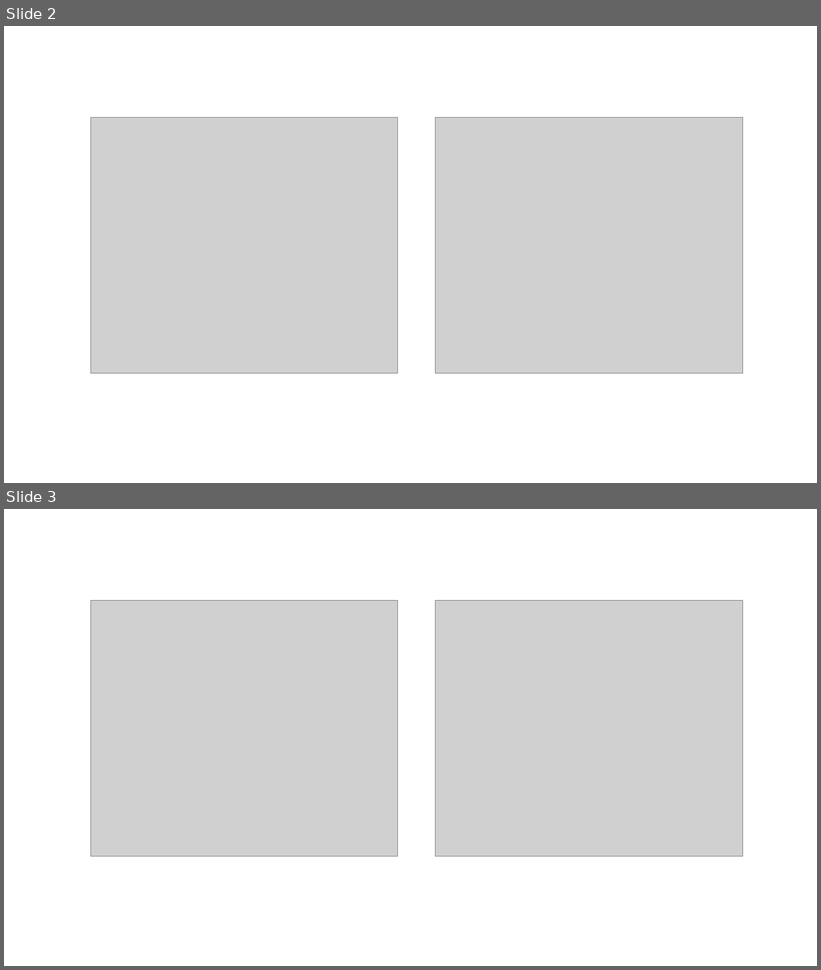
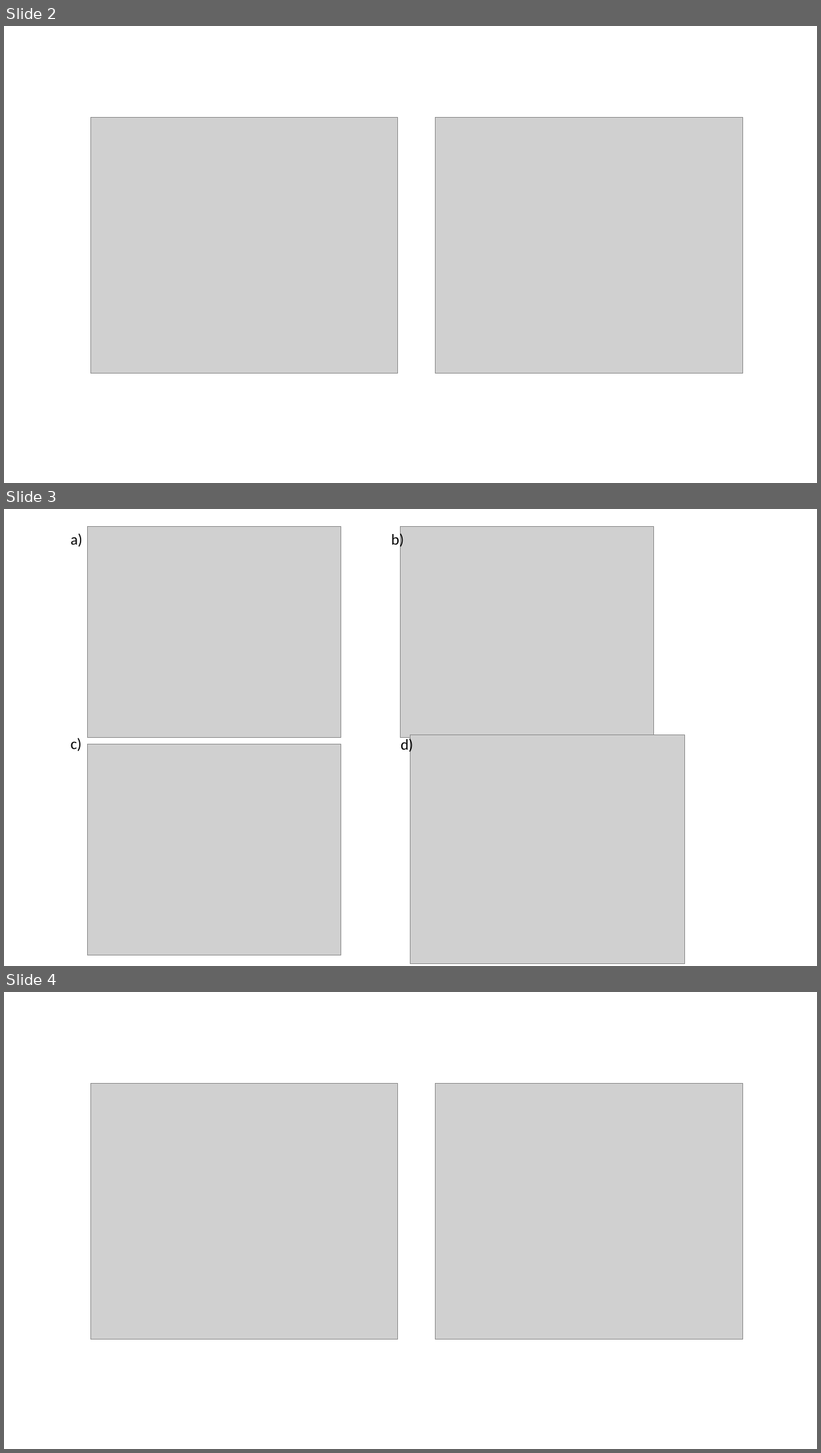
Before and after one commit to ksirving/func_sync_emp, a slide deck: Figures/figures.pptx. Shown one above the other, each under a label of ours: slides 2 and 3 before the commit, slides 2, 3 and 4 after it. The pictures are 821x970 and 821x1453 pixels, drawn with LibreOffice and Linux fonts; fonts in the diff are those of the drawing; grey boxes stand for pictures. Boxes give left, top, right and bottom in pixels: in the first picture for what was removed or moved away, otherwise in the second. Text is boxed around its words. In the diff, an @@ line names an element or a change of style, - is before the commit and + after.

```diff
--- a/Figures/figures.pptx
+++ b/Figures/figures.pptx
@@ slide 3 added at box(4, 509, 817, 966), background #FFFFFF @@
@@ text added at box(71, 533, 83, 547), 18 pt, text #000000 @@
+a)
@@ text added at box(391, 531, 404, 549), 18 pt, text #000000 @@
+b)
@@ text added at box(71, 738, 82, 751), 18 pt, text #000000 @@
+c)
@@ text added at box(401, 737, 413, 754), 18 pt, text #000000 @@
+d)
@@ group added at box(88, 527, 685, 964): 4 pictures @@
@@ what was slide 3 is now slide 4 @@
```
Also in this commit, not shown: 1 other slide added, 16 other files.
